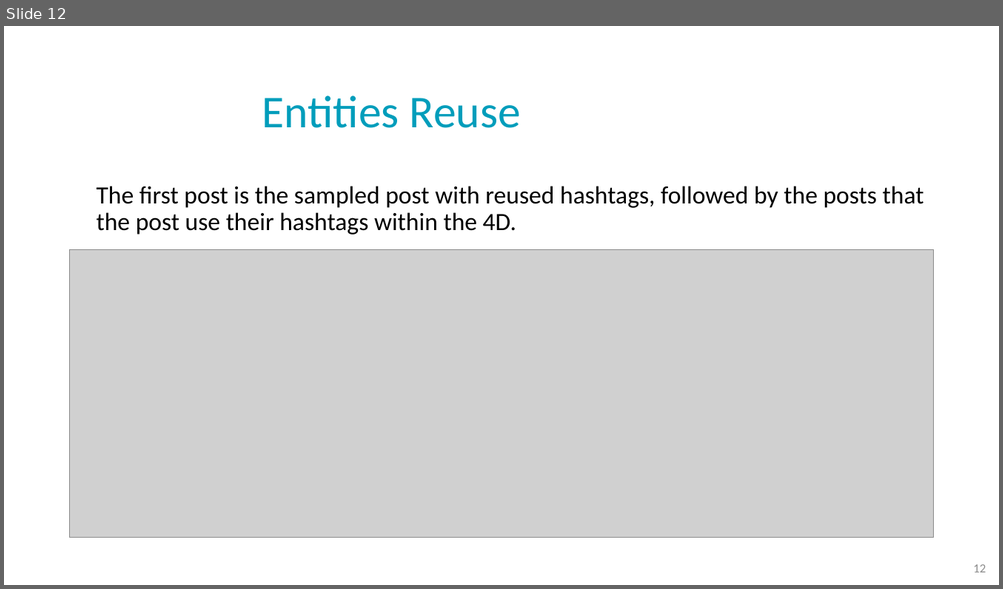
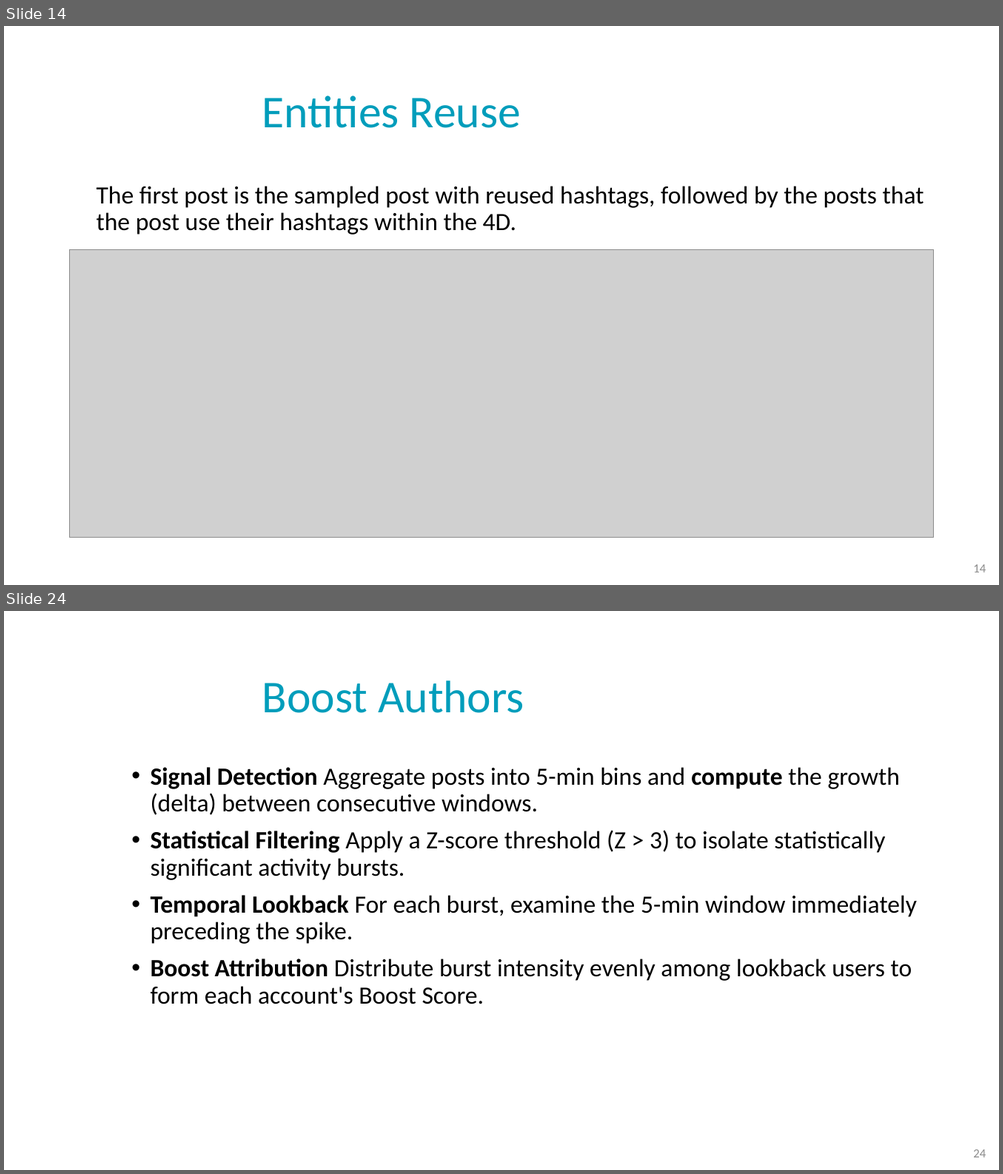
Before and after one commit to NoaTal1996/Backbone-Graph, a slide deck: docs/meeting/2026_03_08.pptx. Shown one above the other, each under a label of ours: slide 12 before the commit, slides 14 and 24 after it; the slides between them are not shown. The pictures are 1003x589 and 1003x1174 pixels, drawn with LibreOffice and Linux fonts; fonts in the diff are those of the drawing; grey boxes stand for pictures; background and template pictures are left out. Boxes give left, top, right and bottom in pixels: in the first picture for what was removed or moved away, otherwise in the second. Text is boxed around its words. In the diff, an @@ line names an element or a change of style, - is before the commit and + after.

```diff
--- a/docs/meeting/2026_03_08.pptx
+++ b/docs/meeting/2026_03_08.pptx
@@ slide 24 added at [4,611,999,1170], background picture (left out) @@
@@ title added at [262,681,524,713], 44 pt, text #009DBB @@
+Boost Authors
@@ text added at [151,767,916,1005], 24 pt, text #000000 @@
+• Signal Detection Aggregate posts into 5-min bins and compute the growth (delta) between consecutive windows.
+• Statistical Filtering Apply a Z-score threshold (Z > 3) to isolate statistically significant activity bursts.
+• Temporal Lookback For each burst, examine the 5-min window immediately preceding the spike.
+• Boost Attribution Distribute burst intensity evenly among lookback users to form each account's Boost Score.
@@ page number added at [973,1150,985,1158], 12 pt, text #8C8C8C @@
+24
@@ what was slide 12 is now slide 14 @@
@@ page number at [973,565,985,573]: text changed @@
-12
+14
```
Also in this commit, not shown: 4 slides changed, 10 other slides added, 2 other files.
